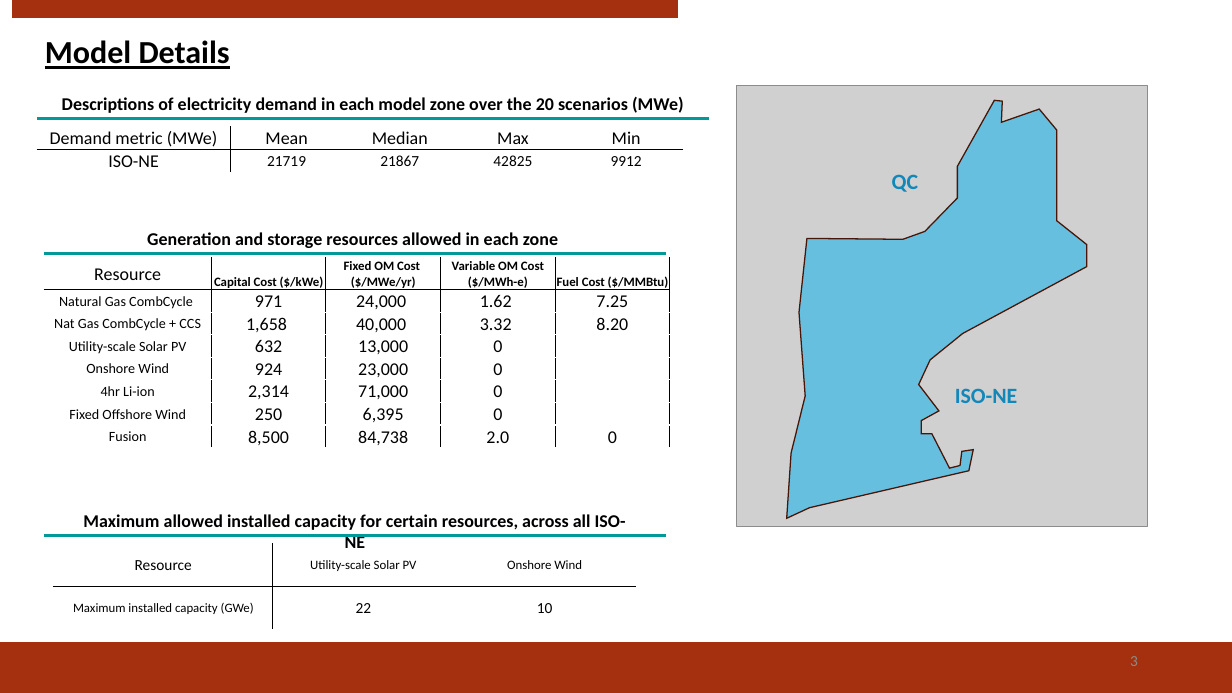
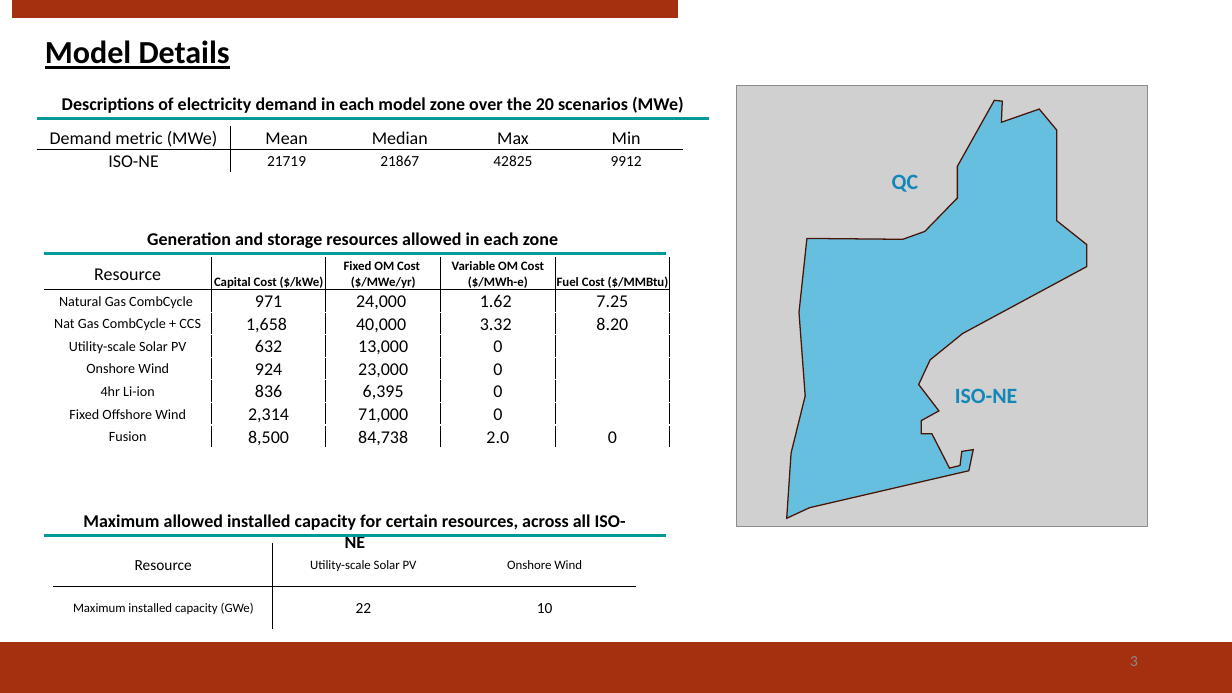
Before and after one commit to rmacd757/GenX, a slide deck: slide 3 of fusion_paper/sesame_comparison/GenX-Sesame comparison presentation.pptx. Drawn at 1232x693 pixels with LibreOffice and Linux fonts; fonts in the diff are those of the drawing; grey boxes stand for pictures; background and template pictures are left out. Boxes give left, top, right and bottom in pixels: in the first picture for what was removed or moved away, otherwise in the second. Text is boxed around its words. In the diff, an @@ line names an element or a change of style, - is before the commit and + after.

```diff
--- a/fusion_paper/sesame_comparison/GenX-Sesame comparison presentation.pptx
+++ b/fusion_paper/sesame_comparison/GenX-Sesame comparison presentation.pptx
@@ table at bbox=[44, 258, 670, 449] @@
-row 6, column 2: 2,314
+row 6, column 2: 836
-row 6, column 3: 71,000
+row 6, column 3: 6,395
-row 7, column 2: 250
+row 7, column 2: 2,314
-row 7, column 3: 6,395
+row 7, column 3: 71,000
```
Also in this commit, not shown: 2 other slides changed, 2 slides removed.
